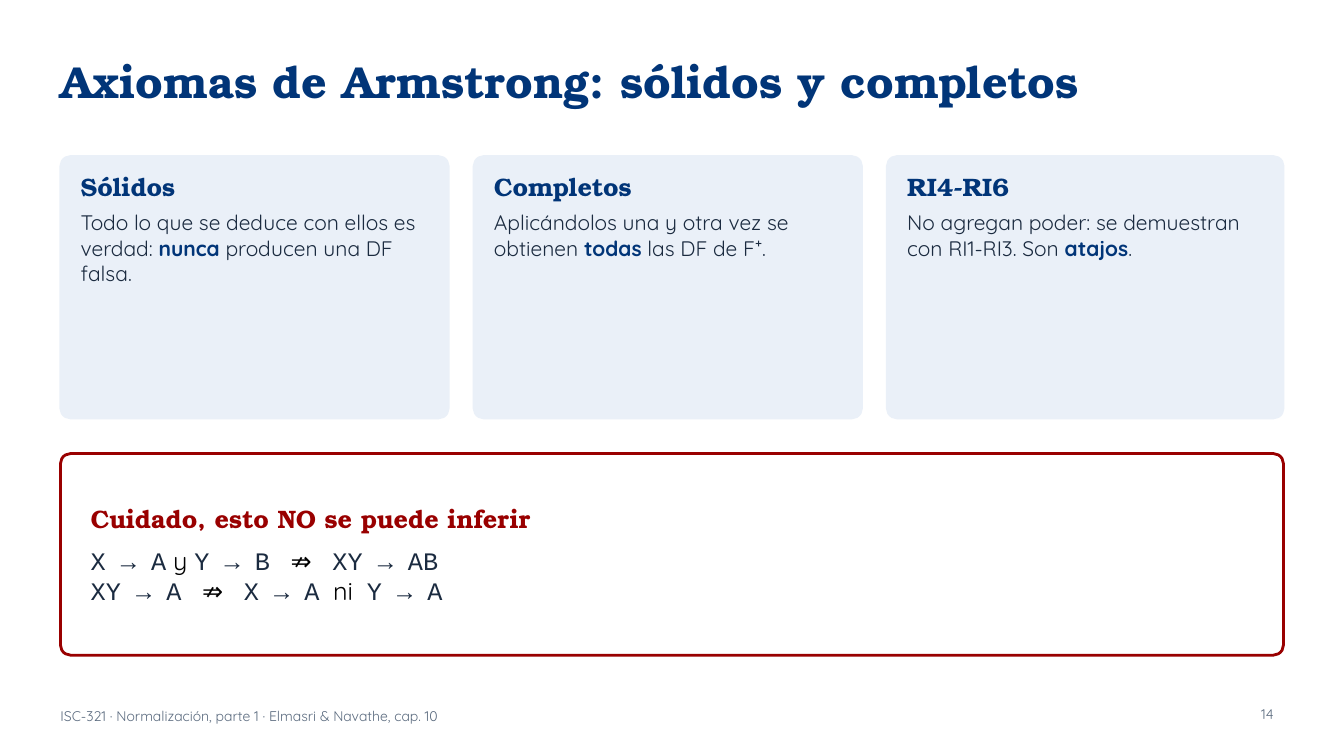
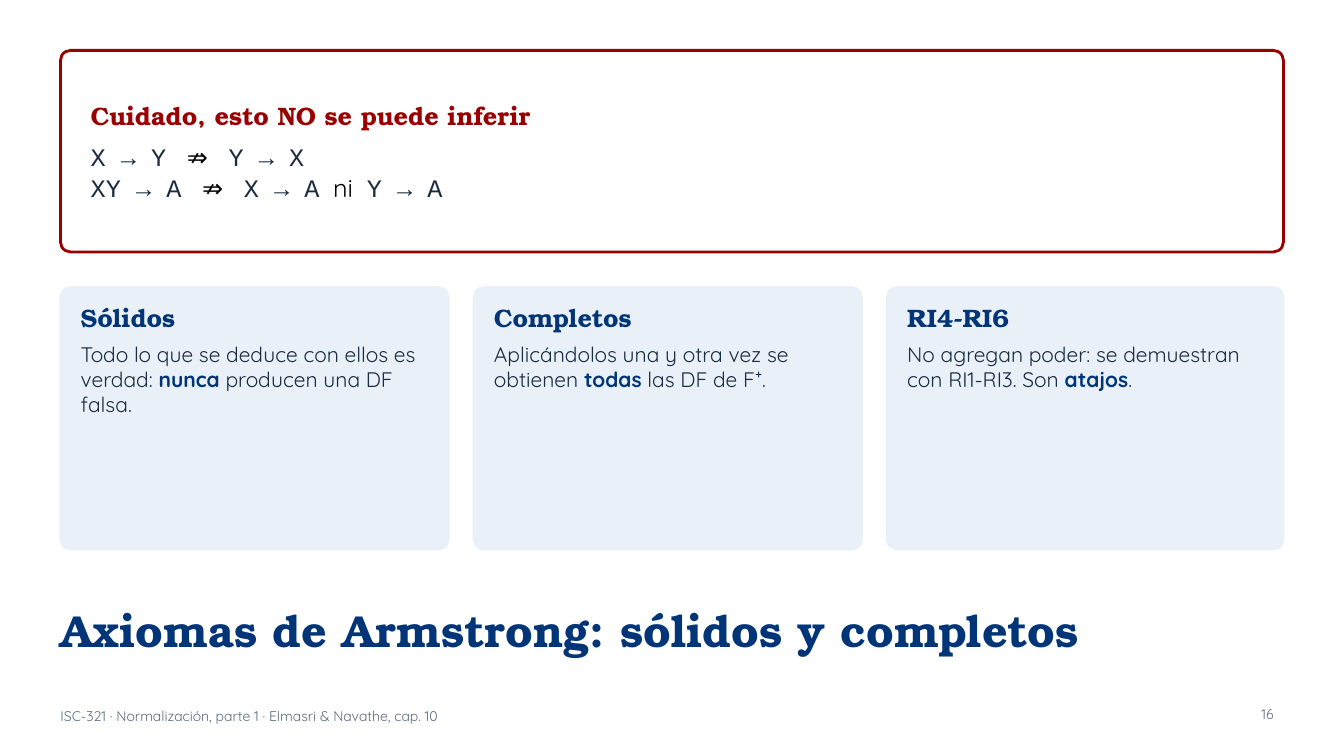
Before and after one commit to ISCODIGO/iscodigo.github.io, a slide deck: slide 16 of isc-321/unidad-3/normalizacion.pptx (slide 14 before the commit). Drawn at 1344x756 pixels with LibreOffice and Linux fonts; fonts in the diff are those of the drawing. Boxes give left, top, right and bottom in pixels: in the first picture for what was removed or moved away, otherwise in the second. Text is boxed around its words. In the diff, an @@ line names an element or a change of style, - is before the commit and + after.

```diff
--- a/isc-321/unidad-3/normalizacion.pptx
+++ b/isc-321/unidad-3/normalizacion.pptx
@@ rounded rectangle: place and size @@
-rounded rectangle at [60,454,1284,655]
+rounded rectangle at [60,50,1284,252]
@@ text "Cuidado, esto NO se puede ...": place and size @@
-text "Cuidado, esto NO se puede ..." at [91,508,530,600]
+text "Cuidado, esto NO se puede ..." at [91,105,530,197]
@@ text at [91,149,304,166]: text changed @@
-X → A y Y → B ⇏ XY → AB
+X → Y ⇏ Y → X
@@ 3 texts, 3 rounded rectangles: place and size @@
-3 texts, 3 rounded rectangles at [60,156,1284,418]
+3 texts, 3 rounded rectangles at [60,287,1284,549]
@@ title "Axiomas de Armstrong: sólidos y ...": place and size @@
-title "Axiomas de Armstrong: sólidos y ..." at [60,63,1079,109]
+title "Axiomas de Armstrong: sólidos y ..." at [60,612,1079,658]
@@ page number at [1261,709,1273,719]: text changed @@
-14
+16
```
Also in this commit, not shown: 29 other slides changed, 8 slides added, 1 other file.
